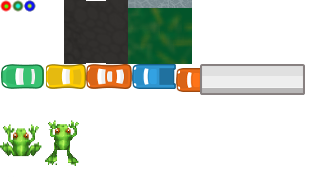
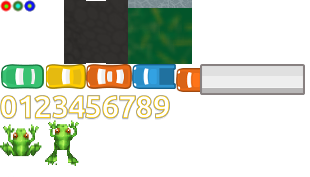
Two versions of the same layered image (310×177). Layer-by-layer changes:
added layer "Pasted Layer" above "gamesprite.png" over [0, 95, 17, 119]
painted on "gamesprite.png" over [0, 95, 170, 120]
